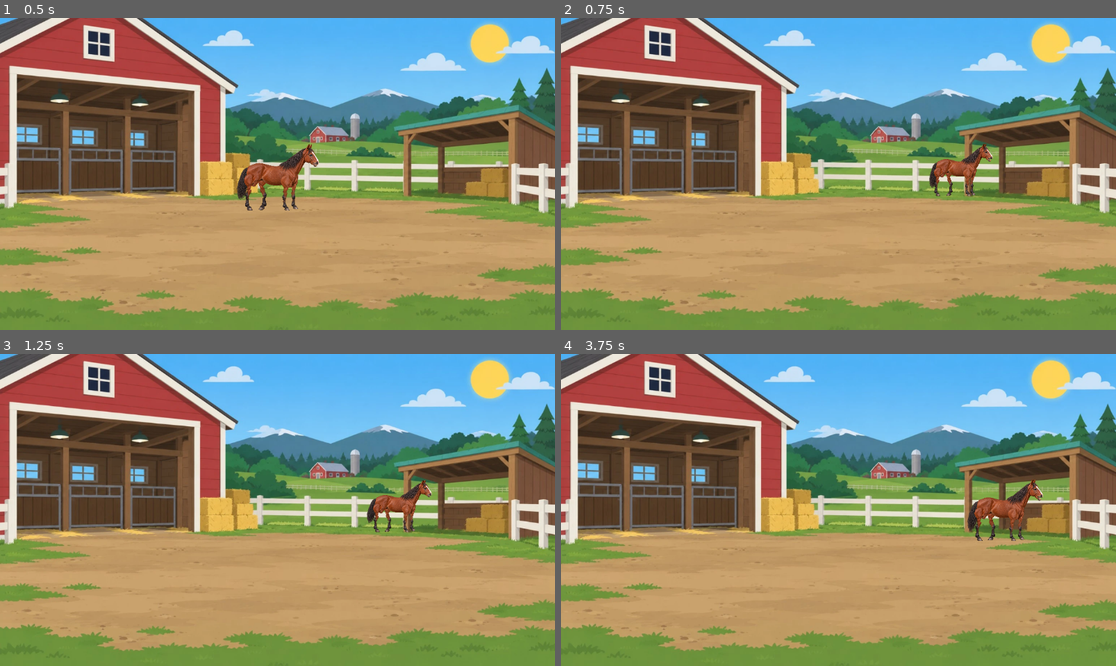
Above: before the commit, frames 1-4 (two rows, left to right).
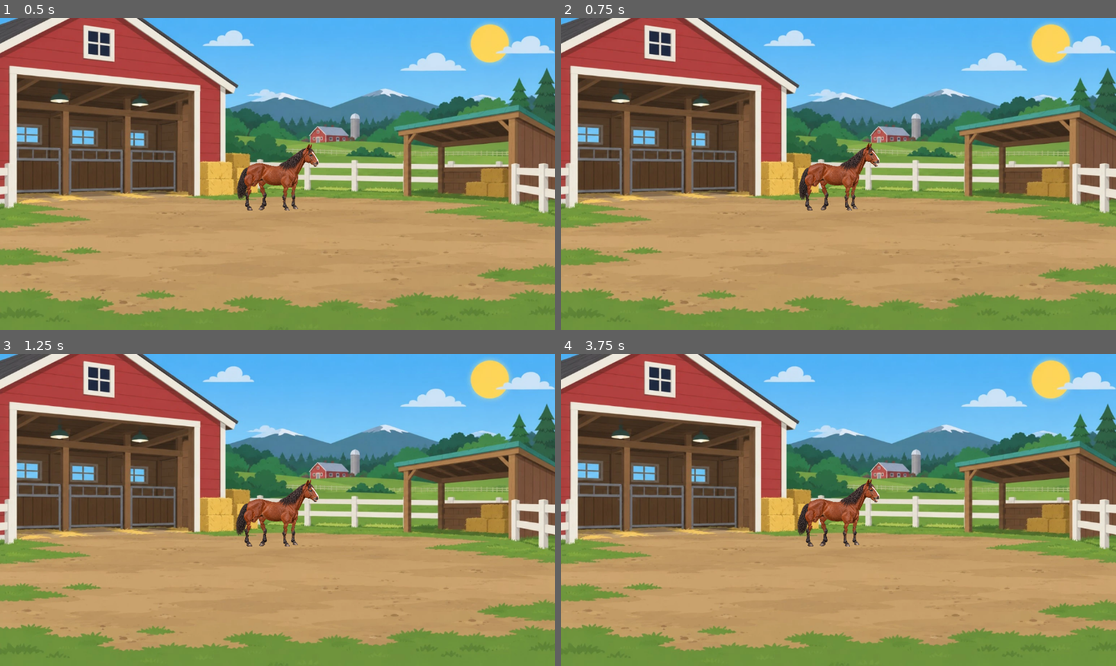
Above: after the commit, the same moments.

Repository: marceldubrig-hash/Pferd-und-Steve
Game: Godot game, scene res://scenes/main.tscn
The game is run twice, just before and just after one commit, with the same random seed, the same clock (stepped at 60 frames per second) and the same inputs.
Inputs (mouse positions are in pixels of both pictures, inside the frame that each line leads up to):
- Up to frame 1 (0.5 s): no input
- Up to frame 2 (0.75 s): move the mouse to (960, 158) at 0.52 s; click (960, 158) at 0.67 s
- Up to frame 3 (1.25 s): no input
- Up to frame 4 (3.75 s): drag from (727, 525) to (810, 572) at 1.27 s; move the mouse to (894, 441) at 2.02 s; click (894, 441) at 2.17 s; drag from (810, 572) to (672, 463) at 2.77 s; move the mouse to (1005, 556) at 3.52 s; click (1005, 556) at 3.67 s

Frame 1 is identical in both runs. In frame 2, 2.0% of the frame differs, in the area x 42-78%, y 40-62%; in frame 3, 2.0%; in frame 4, 2.3%, in the area x 42-87%, y 40-62%.

Commit message:
Remove direct horse drag controls

Diff:
--- a/scripts/main.gd
+++ b/scripts/main.gd
@@ -98,7 +98,6 @@
 @onready var horse_visual: Node2D = $HorseRoot/HorseVisual
 
 var is_night := false
-var mouse_dragging := false
 
 # Persist movement in normalized screen/depth coordinates so resize/fold changes
 # do not destroy the world position.
@@ -113,31 +112,6 @@
 	_apply_perspective()
 
 
-func _unhandled_input(event: InputEvent) -> void:
-	if event is InputEventScreenTouch:
-		var touch := event as InputEventScreenTouch
-		if touch.pressed:
-			_move_horse_to(touch.position)
-		return
-
-	if event is InputEventScreenDrag:
-		var drag := event as InputEventScreenDrag
-		_move_horse_to(drag.position)
-		return
-
-	if event is InputEventMouseButton:
-		var mouse_button := event as InputEventMouseButton
-		if mouse_button.button_index == MOUSE_BUTTON_LEFT:
-			mouse_dragging = mouse_button.pressed
-			if mouse_button.pressed:
-				_move_horse_to(mouse_button.position)
-		return
-
-	if event is InputEventMouseMotion and mouse_dragging:
-		var mouse_motion := event as InputEventMouseMotion
-		_move_horse_to(mouse_motion.position)
-
-
 func _load_texture_if_available(target: Sprite2D, path: String) -> void:
 	if ResourceLoader.exists(path):
 		target.texture = load(path)
@@ -185,13 +159,6 @@
 	# current Cutout Sprite2D bounds, so a legal HorseRoot can no longer leave
 	# the visible horse clipping through the calibrated farm boundaries.
 	_apply_perspective()
-
-
-func _move_horse_to(target_position: Vector2) -> void:
-	var current_x := horse_root.position.x
-	if absf(target_position.x - current_x) > 1.0:
-		set_horse_facing_right(target_position.x > current_x)
-	set_horse_position(target_position)
 
 
 func _layout_scene() -> void:
